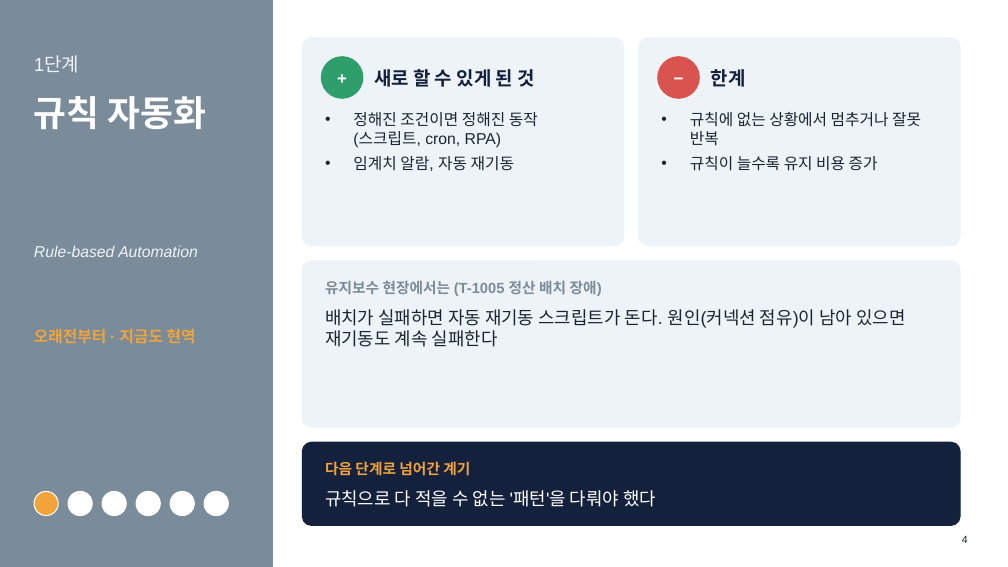
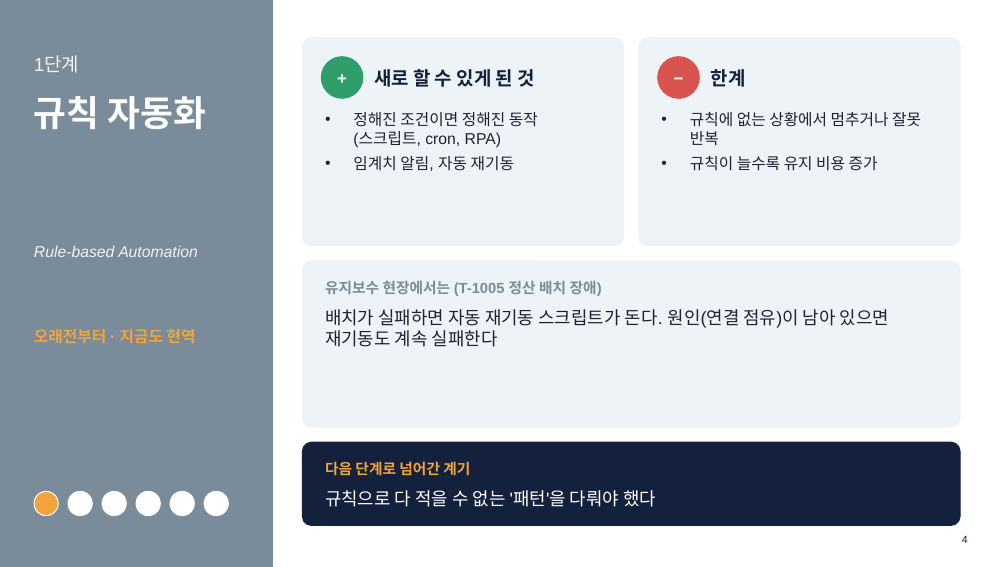
Before and after one commit to khaniyapark-ops/AI-Study, a slide deck: slide 4 of evolution/에이전트로의_진화.pptx. Drawn at 1008x567 pixels with LibreOffice and Linux fonts; fonts in the diff are those of the drawing. Boxes give left, top, right and bottom in pixels: in the first picture for what was removed or moved away, otherwise in the second. Text is boxed around its words. In the diff, an @@ line names an element or a change of style, - is before the commit and + after.

```diff
--- a/evolution/에이전트로의_진화.pptx
+++ b/evolution/에이전트로의_진화.pptx
@@ text at (353, 156, 514, 171): text changed @@
-• 임계치 알람, 자동 재기동
+• 임계치 알림, 자동 재기동
@@ text at (325, 309, 889, 347): text changed @@
-배치가 실패하면 자동 재기동 스크립트가 돈다. 원인(커넥션 점유)이 남아 있으면 재기동도 계속 실패한다
+배치가 실패하면 자동 재기동 스크립트가 돈다. 원인(연결 점유)이 남아 있으면 재기동도 계속 실패한다
```
Also in this commit, not shown: 3 other slides changed, 33 other files.
